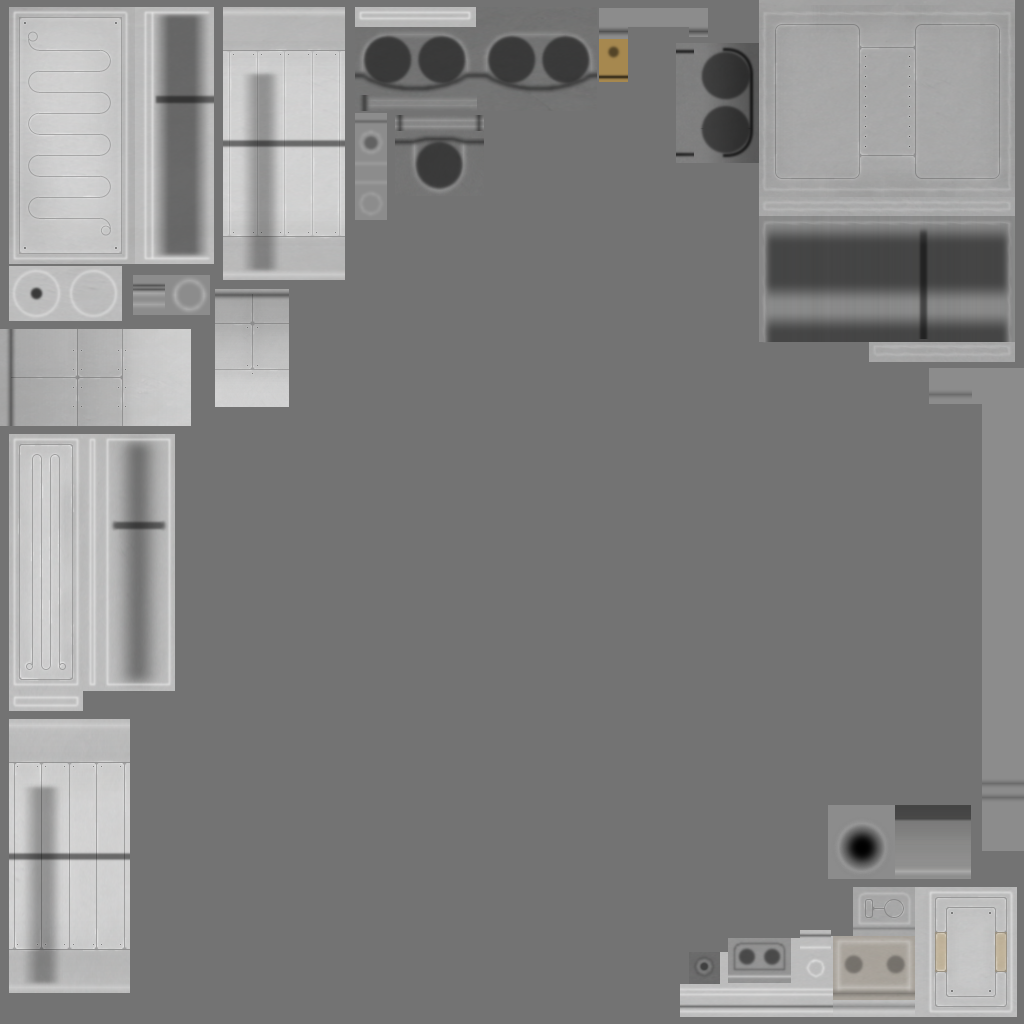
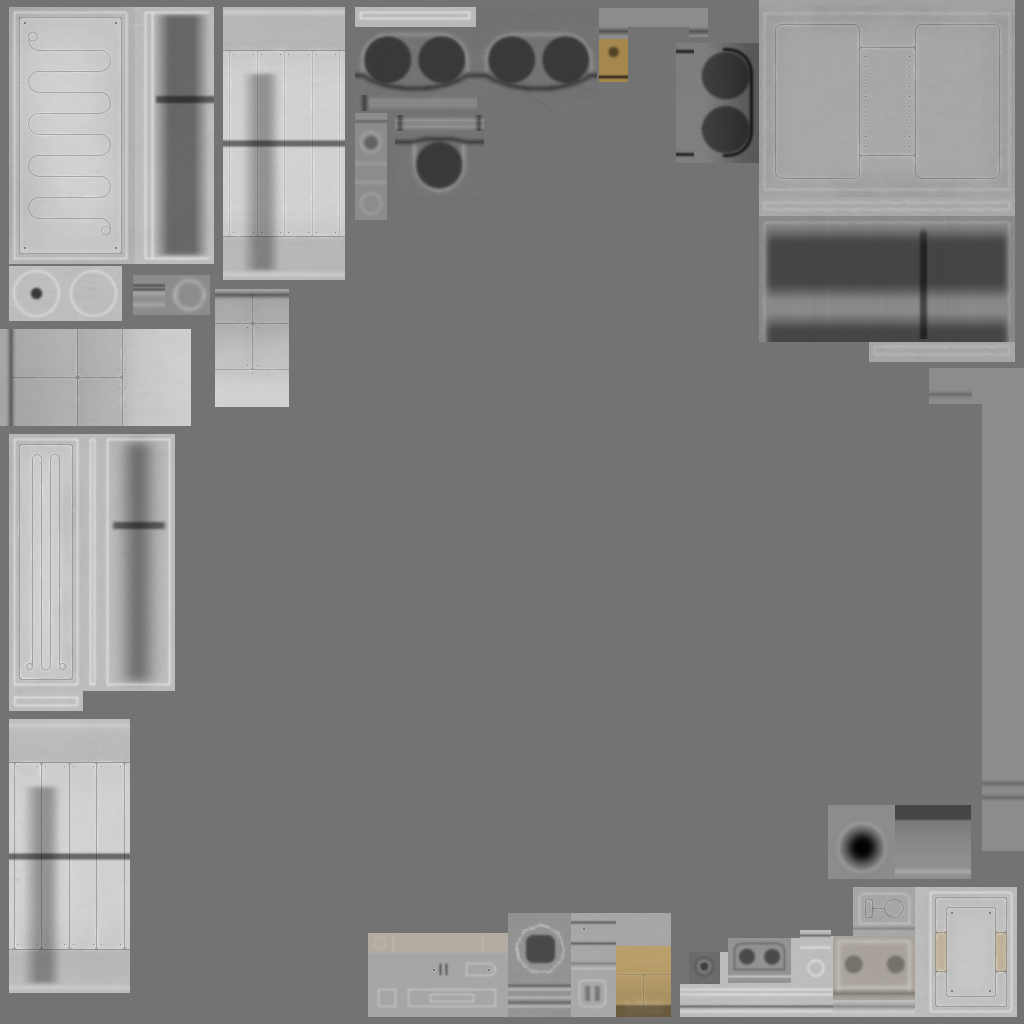
Before/after of a 1024px x 1024px layered artwork. What changed in the layer stack:
added layer "Arm High" (screen, 25%) above "Base Bolts" over [371, 934, 486, 952]
added layer "Base Bolts" (50%) above "Base Low" over [433, 969, 490, 971]
added layer "Base Low" (1st of 3) above "Base High" over [437, 961, 450, 978]
added layer "Base High" (1st of 5) (50%) above "Point Bolt" over [375, 960, 499, 1010]
added layer "Point Low" above "Cap Low 2" over [571, 919, 616, 947]
added layer "Cap Low 2" (50%) above "Cap Low 1" over [571, 960, 616, 967]
added layer "Cap Low 1" (30%) above "Cap High" over [582, 983, 603, 1004]
added layer "Cap High" (1st of 2) (50%) above "Base Low 2" over [571, 965, 616, 1010]
added layer "Base Low 2" (1st of 2) (50%) above "Base Low 1" over [523, 932, 558, 966]
added layer "Base Low 1" (1st of 2) (70%) above "Base High" over [508, 982, 571, 1006]
added layer "Base High" (2nd of 5) (70%) above "Bulb Low" over [508, 921, 571, 1010]
added layer "Bulb Low" above "Hue/Saturation 5" over [616, 1003, 671, 1017]
added group "Bulb" (1st of 2) (20%) with 3 layers above "Bulb Wear" over [617, 971, 670, 1017]
added layer "Bulb" (2nd of 2, in "Bulb") (multiply) in group "Bulb" over [617, 973, 670, 1017]
added layer "Bulb Higher" (screen, 50%) in group "Bulb" over [638, 973, 646, 1002]
added layer "Bulb High" (screen) in group "Bulb" over [617, 971, 670, 1017]
added layer "Bulb Wear" (15%) above "Bulb Gradient" over [620, 994, 669, 1017]
added layer "Bulb Gradient" (10%) above "Engine_2_Nozzle" over [616, 957, 671, 1017]
added layer "Wear" (8th of 8) (20%) above "b" over [508, 913, 671, 1017]
painted on "b" over [368, 913, 671, 1017]
